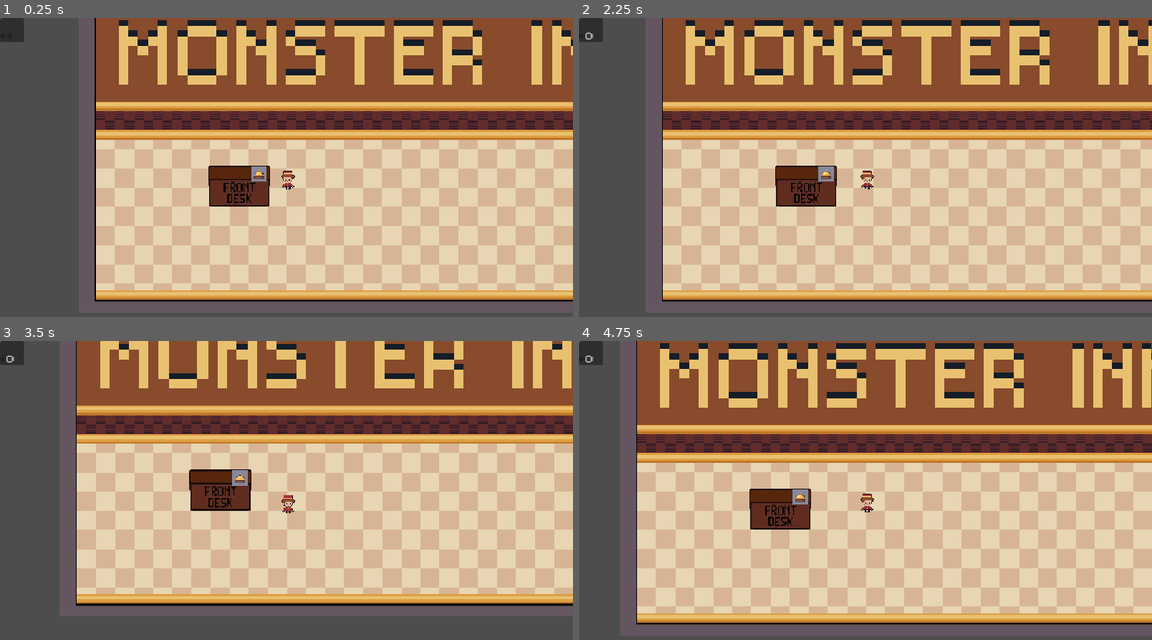
Above: before the commit, frames 1-4 (two rows, left to right).
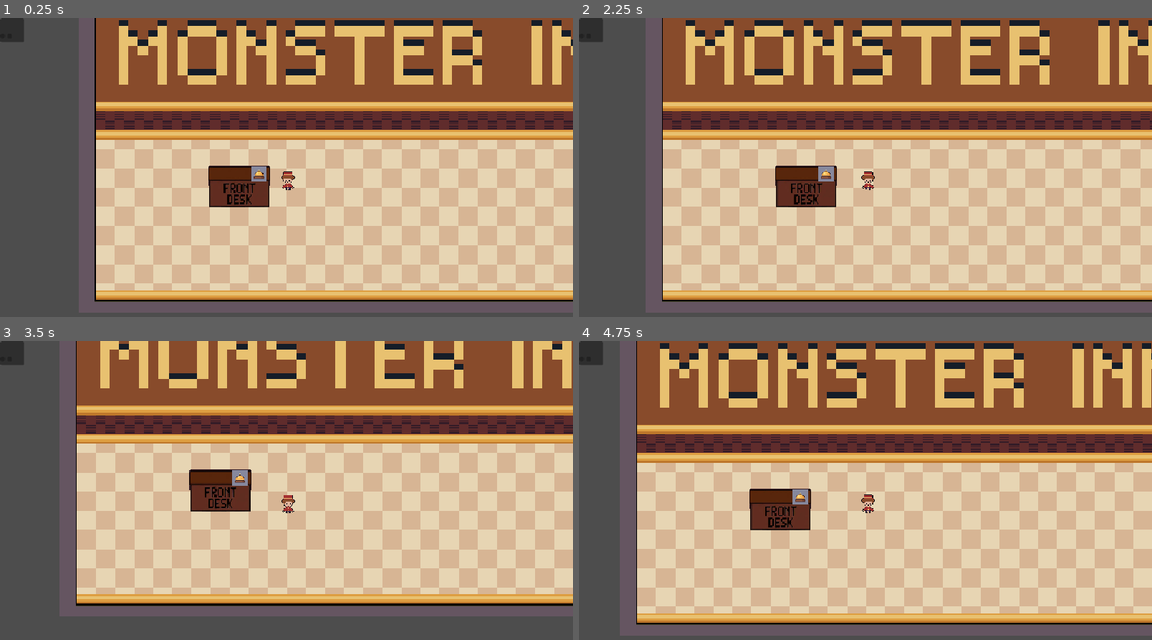
Above: after the commit, the same moments.

Repository: mwhittaker1/monsters_inn
Game: Godot game, scene res://scenes/game.tscn
Same seed, same stepped clock (60 frames per second), same inputs: the game is played once before the commit and once after it. This scene is started directly instead of the project's main scene.
Inputs (mouse positions are in pixels of both pictures, inside the frame that each line leads up to):
- Up to frame 1 (0.25 s): no input
- Up to frame 2 (2.25 s): click (579, 35) at 0.5 s; click (590, 35) at 1.25 s; tap Enter (ui_accept) at 2 s; hold Right (ui_right) from 2.03 s (still down)
- Up to frame 3 (3.5 s): tap Enter (ui_accept) at 2.27, 2.75, 3.02 s; release Right (ui_right) at 2.78 s; hold Down (ui_down) from 2.78 s (still down)
- Up to frame 4 (4.75 s): tap Enter (ui_accept) at 3.5, 4.52 s; release Down (ui_down) at 3.53 s; hold Right (ui_right) 3.53-4.28 s; hold Up (ui_up) from 4.28 s (still down)

The runs differ from the first frame. In frame 1, 0.3% of the frame differs, in the area x 36-52%, y 49-64%; in frame 2, 0.3%, in the area x 1-52%, y 4-64%; in frame 3, 0.3%; in frame 4, 0.3%.

Commit message:
working on promptui still.

Diff:
--- a/project.godot
+++ b/project.godot
@@ -11,7 +11,7 @@
 [application]
 
 config/name="Monsters Inn"
-run/main_scene="uid://bla7pl27j4trd"
+run/main_scene="uid://b4plpoi6jjeav"
 config/features=PackedStringArray("4.4", "GL Compatibility")
 config/icon="res://icon.svg"
 
--- a/scenes/game.tscn
+++ b/scenes/game.tscn
@@ -15,12 +15,6 @@
 [ext_resource type="PackedScene" uid="uid://crv1bm6ydxi4b" path="res://scenes/Bell.tscn" id="13_2rd6h"]
 [ext_resource type="Script" uid="uid://b5luq1knukdp7" path="res://scripts/PromptUI.gd" id="14_trtic"]
 
-[sub_resource type="RectangleShape2D" id="RectangleShape2D_kvuet"]
-size = Vector2(957, 261.5)
-
-[sub_resource type="RectangleShape2D" id="RectangleShape2D_2rd6h"]
-size = Vector2(80, 29.25)
-
 [sub_resource type="CapsuleShape2D" id="CapsuleShape2D_7ua8r"]
 height = 28.0
 
@@ -65,6 +59,12 @@
 "speed": 1.5
 }]
 
+[sub_resource type="RectangleShape2D" id="RectangleShape2D_kvuet"]
+size = Vector2(957, 261.5)
+
+[sub_resource type="RectangleShape2D" id="RectangleShape2D_2rd6h"]
+size = Vector2(80, 29.25)
+
 [node name="Game" type="Node"]
 script = ExtResource("3_qy1jj")
 
@@ -72,68 +72,84 @@
 position = Vector2(4, 4)
 texture = ExtResource("10_2rd6h")
 
-[node name="Rooms" type="Node2D" parent="Background"]
-
-[node name="Room0" type="Node2D" parent="Background/Rooms"]
-script = ExtResource("9_qy1jj")
-
-[node name="Room1" type="Node2D" parent="Background/Rooms"]
-script = ExtResource("9_qy1jj")
-
-[node name="Room2" type="Node2D" parent="Background/Rooms"]
-script = ExtResource("9_qy1jj")
-
-[node name="Colliders" type="Node2D" parent="."]
-light_mask = 0
-visibility_layer = 0
-
-[node name="SignBody" type="StaticBody2D" parent="Colliders"]
-collision_mask = 0
-
-[node name="Sign" type="CollisionShape2D" parent="Colliders/SignBody"]
-position = Vector2(-5.5, -135.75)
-shape = SubResource("RectangleShape2D_kvuet")
-
-[node name="FrontDeskBody" type="StaticBody2D" parent="." groups=["Interactable"]]
-position = Vector2(-241, 61)
-collision_mask = 0
-
-[node name="SpriteDesk" type="Sprite2D" parent="FrontDeskBody"]
-z_index = 1
-position = Vector2(-3.5, 18.75)
-scale = Vector2(0.220588, 0.290441)
-texture = ExtResource("4_trtic")
-
-[node name="FrontDesk" type="CollisionShape2D" parent="FrontDeskBody"]
-visibility_layer = 3
-position = Vector2(-5, 33.625)
-shape = SubResource("RectangleShape2D_2rd6h")
-debug_color = Color(1.92523e-06, 0.514483, 0.601427, 0.42)
-
-[node name="Player" type="Node2D" parent="."]
+[node name="Player" type="Node2D" parent="Background"]
 visibility_layer = 2
-position = Vector2(-149, 77)
+position = Vector2(-153, 73)
 script = ExtResource("2_g4kob")
 
-[node name="CollisionShape2D" type="CollisionShape2D" parent="Player"]
+[node name="CollisionShape2D" type="CollisionShape2D" parent="Background/Player"]
 position = Vector2(-1, 13)
 shape = SubResource("CapsuleShape2D_7ua8r")
 
-[node name="InteractRay" type="RayCast2D" parent="Player"]
+[node name="InteractRay" type="RayCast2D" parent="Background/Player"]
 position = Vector2(0, -5)
 target_position = Vector2(-1, 69)
 collision_mask = 32
 hit_from_inside = true
 collide_with_areas = true
 
-[node name="Sprite" type="AnimatedSprite2D" parent="Player"]
+[node name="Sprite" type="AnimatedSprite2D" parent="Background/Player"]
 position = Vector2(-1, 9)
 sprite_frames = SubResource("SpriteFrames_45i86")
 animation = &"walk"
 frame_progress = 0.146119
 
-[node name="Camera2D" type="Camera2D" parent="Player/Sprite"]
+[node name="Camera2D" type="Camera2D" parent="Background/Player/Sprite"]
 position = Vector2(-3, -2)
+
+[node name="Bell" parent="Background" groups=["Interactable"] instance=ExtResource("13_2rd6h")]
+z_index = 2
+position = Vector2(-214, 58)
+scale = Vector2(0.05, 0.05)
+
+[node name="Colliders" type="Node2D" parent="Background"]
+light_mask = 0
+visibility_layer = 0
+position = Vector2(-4, -4)
+
+[node name="SignBody" type="StaticBody2D" parent="Background/Colliders"]
+collision_mask = 0
+
+[node name="Sign" type="CollisionShape2D" parent="Background/Colliders/SignBody"]
+position = Vector2(-5.5, -135.75)
+shape = SubResource("RectangleShape2D_kvuet")
+
+[node name="Monsters" type="Node2D" parent="Background"]
+position = Vector2(-4, -4)
+
+[node name="MonsterA" type="Node2D" parent="Background/Monsters"]
+script = ExtResource("10_3xj3m")
+
+[node name="MonsterB" type="Node2D" parent="Background/Monsters"]
+position = Vector2(8, -1)
+script = ExtResource("10_3xj3m")
+
+[node name="FrontDeskBody" type="StaticBody2D" parent="Background" groups=["Interactable"]]
+position = Vector2(-245, 57)
+collision_mask = 0
+
+[node name="SpriteDesk" type="Sprite2D" parent="Background/FrontDeskBody"]
+z_index = 1
+position = Vector2(-3.5, 18.75)
+scale = Vector2(0.220588, 0.290441)
+texture = ExtResource("4_trtic")
+
+[node name="FrontDesk" type="CollisionShape2D" parent="Background/FrontDeskBody"]
+visibility_layer = 3
+position = Vector2(-5, 33.625)
+shape = SubResource("RectangleShape2D_2rd6h")
+debug_color = Color(1.92523e-06, 0.514483, 0.601427, 0.42)
+
+[node name="Rooms" type="Node2D" parent="Background"]
+
+[node name="Room0" type="Node2D" parent="Background/Rooms"]
+script = ExtResource("9_qy1jj")
+
+[node name="Room1" type="Node2D" parent="Background/Rooms"]
+script = ExtResource("9_qy1jj")
+
+[node name="Room2" type="Node2D" parent="Background/Rooms"]
+script = ExtResource("9_qy1jj")
 
 [node name="AudioManager" type="AudioStreamPlayer2D" parent="."]
 script = ExtResource("1_400sg")
@@ -141,48 +157,6 @@
 [node name="BGM" type="AudioStreamPlayer2D" parent="AudioManager"]
 
 [node name="SFX" type="AudioStreamPlayer2D" parent="AudioManager"]
-
-[node name="GameManager" type="Node" parent="."]
-
-[node name="EventManager" type="Node" parent="."]
-script = ExtResource("4_3xj3m")
-metadata/_custom_type_script = "uid://dku03teb0bgom"
-
-[node name="InventoryManager" type="Node" parent="."]
-script = ExtResource("5_mcffj")
-
-[node name="TaskManager" type="Node" parent="."]
-script = ExtResource("6_2rd6h")
-
-[node name="TextBox" type="Control" parent="."]
-layout_mode = 3
-anchors_preset = 0
-script = ExtResource("8_r7sob")
-
-[node name="Panel" type="Control" parent="TextBox"]
-layout_mode = 3
-anchors_preset = 0
-offset_right = 40.0
-offset_bottom = 40.0
-
-[node name="Text" type="Label" parent="TextBox/Panel"]
-layout_mode = 0
-offset_right = 40.0
-offset_bottom = 23.0
-
-[node name="Monsters" type="Node2D" parent="."]
-
-[node name="MonsterA" type="Node2D" parent="Monsters"]
-script = ExtResource("10_3xj3m")
-
-[node name="MonsterB" type="Node2D" parent="Monsters"]
-position = Vector2(8, -1)
-script = ExtResource("10_3xj3m")
-
-[node name="Bell" parent="." groups=["Interactable"] instance=ExtResource("13_2rd6h")]
-z_index = 1
-position = Vector2(-210, 62)
-scale = Vector2(0.05, 0.05)
 
 [node name="UI" type="CanvasLayer" parent="."]
 
@@ -232,3 +206,31 @@
 
 [node name="Button2" type="Button" parent="UI/Control/PanelContainer/VBoxContainer/HBoxContainer"]
 layout_mode = 2
+
+[node name="TextBox" type="Control" parent="UI"]
+layout_mode = 3
+anchors_preset = 0
+script = ExtResource("8_r7sob")
+
+[node name="Panel" type="Control" parent="UI/TextBox"]
+layout_mode = 3
+anchors_preset = 0
+offset_right = 40.0
+offset_bottom = 40.0
+
+[node name="Text" type="Label" parent="UI/TextBox/Panel"]
+layout_mode = 0
+offset_right = 40.0
+offset_bottom = 23.0
+
+[node name="GameManager" type="Node" parent="."]
+
+[node name="EventManager" type="Node" parent="."]
+script = ExtResource("4_3xj3m")
+metadata/_custom_type_script = "uid://dku03teb0bgom"
+
+[node name="InventoryManager" type="Node" parent="."]
+script = ExtResource("5_mcffj")
+
+[node name="TaskManager" type="Node" parent="."]
+script = ExtResource("6_2rd6h")
